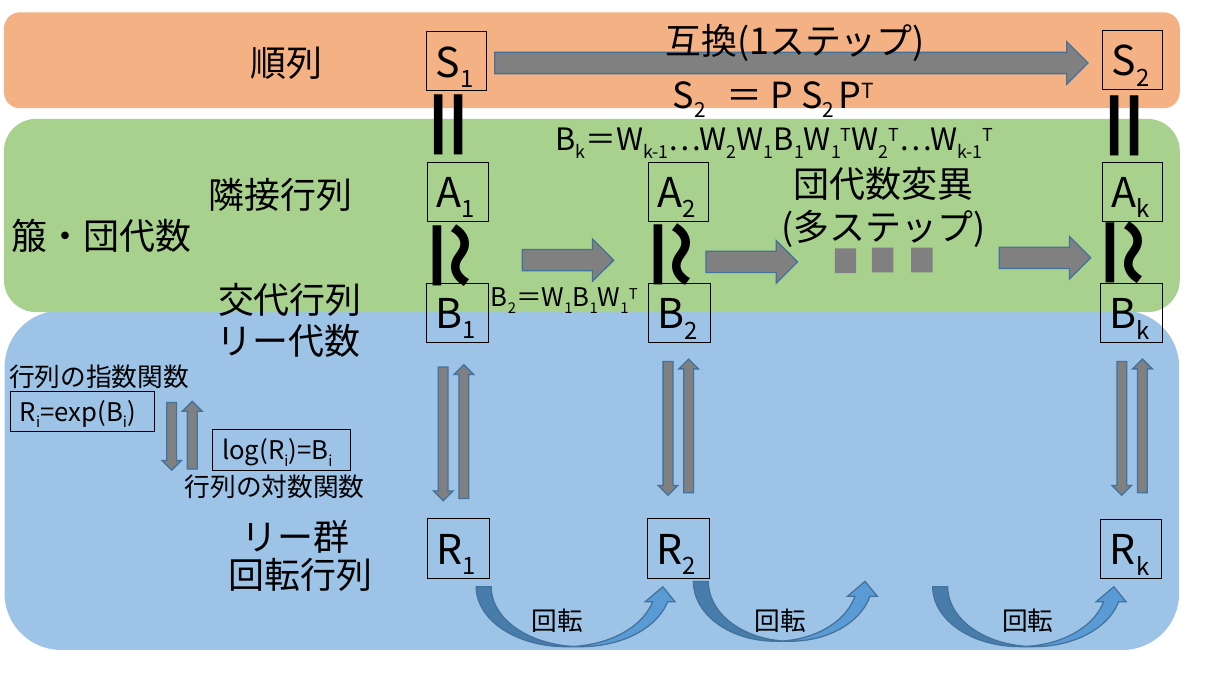
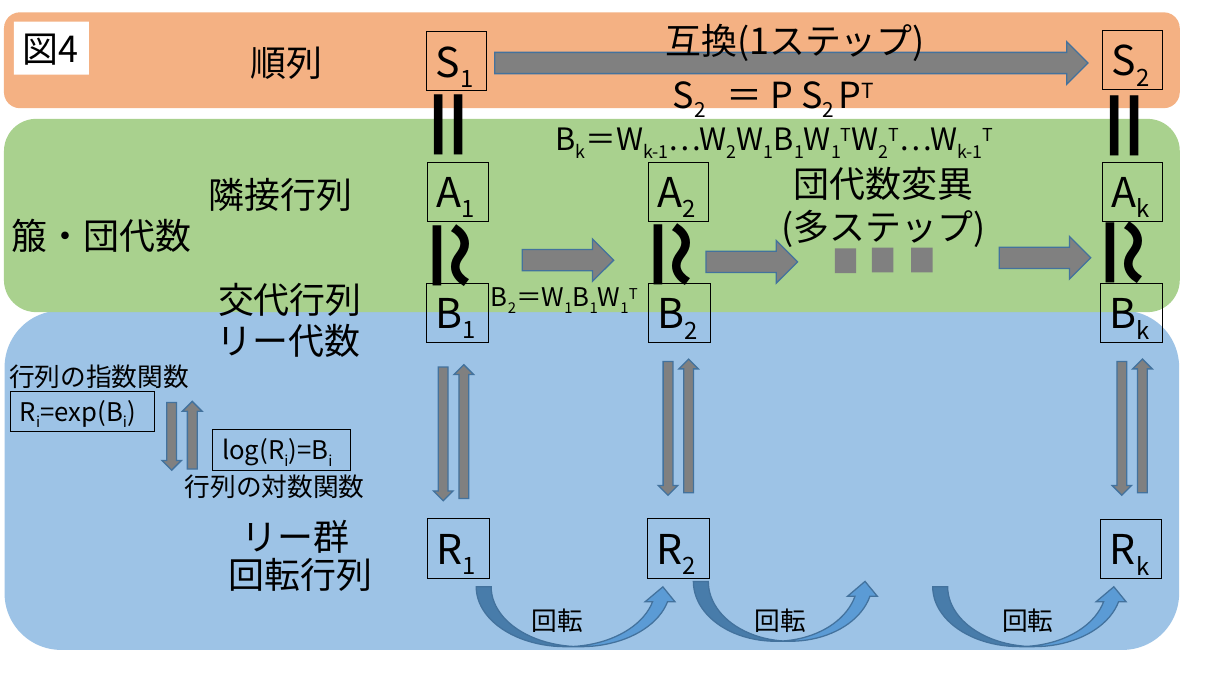
Before and after one commit to ryamada22/atom, a slide deck: slide 4 of 基盤C_2021夏/mutation1.pptx. Drawn at 1232x693 pixels with LibreOffice and Linux fonts; fonts in the diff are those of the drawing. Boxes give left, top, right and bottom in pixels: in the first picture for what was removed or moved away, otherwise in the second. Text is boxed around its words. In the diff, an @@ line names an element or a change of style, - is before the commit and + after.

```diff
--- a/基盤C_2021夏/mutation1.pptx
+++ b/基盤C_2021夏/mutation1.pptx
@@ rectangle added at [14, 21, 89, 74], fill #FFFFFF, 28 pt, text #000000 @@
+図4
```
Also in this commit, not shown: 1 other slide changed, 13 other files.
